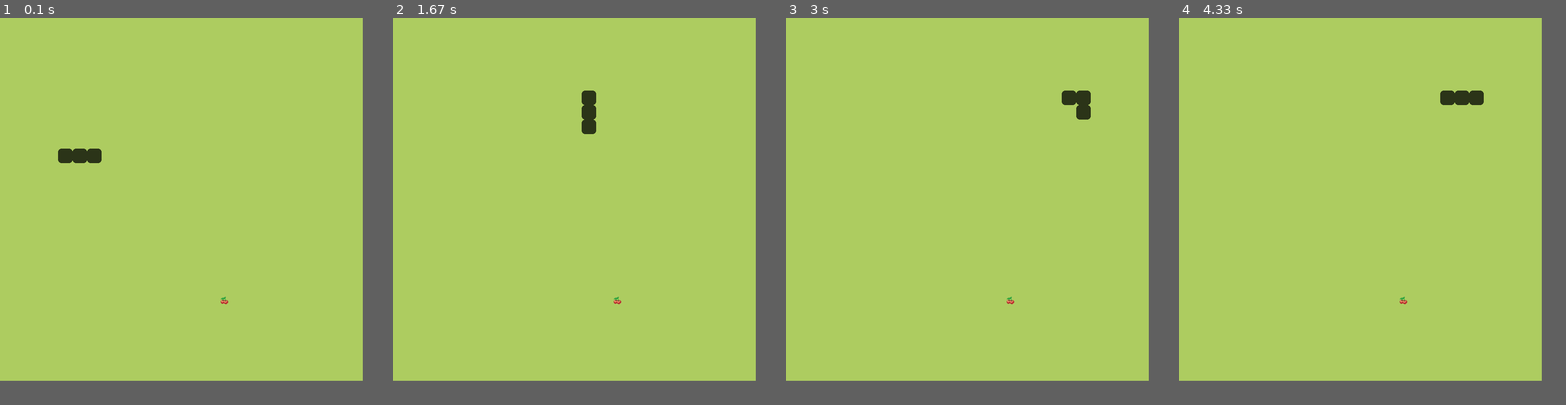
Above: before the commit, frames 1-4 (left to right).
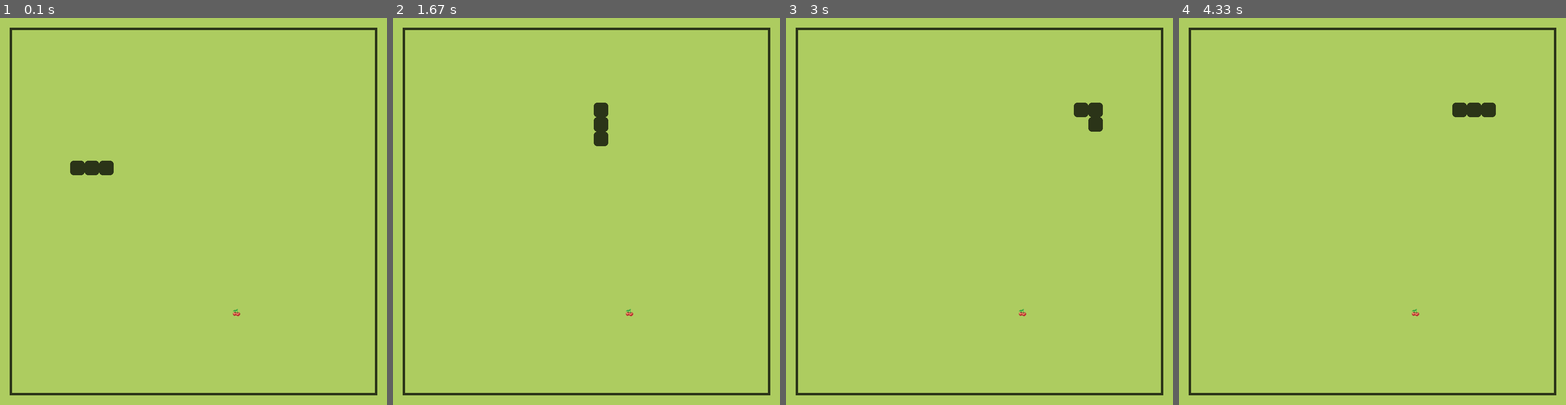
Above: after the commit, the same moments.

Repository: JuanJoseValbuenaFlorez/Snake-Game
Game: pygame game, started from pygame/main.py
The game is run twice, just before and just after one commit, with the same random seed, the same clock (stepped at 60 frames per second) and the same inputs.
Inputs:
- Up to frame 1 (0.1 s): no input
- Up to frame 2 (1.67 s): tap Enter at 0.33 s; hold Up 1.17-1.63 s
- Up to frame 3 (3 s): hold Right 1.67-2.13 s; hold Left 2.17-2.7 s; hold Down from 2.73 s (still down)
- Up to frame 4 (4.33 s): release Down at 3.03 s; hold Left 3.07-3.47 s; hold Up 3.5-3.87 s; hold Right from 3.9 s (still down)
The window is 750x750 before the commit and 800x800 after it. Grey fills any space a smaller window leaves; there, only what the larger window draws over its background counts as a difference.

The runs differ from the first frame. In frame 1, 3.1% of the frame differs, in the area x 2-98%, y 2-98%; in frame 2, 3.1%; in frame 3, 3.0%; in frame 4, 3.1%.

Commit message:
Add files via upload

Diff:
--- a/pygame/main.py
+++ b/pygame/main.py
@@ -9,13 +9,16 @@
 cell_size = 30
 numbre_of_cells = 25
 
+offset = 25
+
+
 
 class Food:
     def __init__(self, snake_body):
         self.position = self.generate_random_pos(snake_body)
 
     def draw(self):
-        Food_rect = pygame.Rect(self.position.x * cell_size, self.position.y * cell_size,cell_size, cell_size)
+        Food_rect = pygame.Rect(offset + self.position.x * cell_size, offset + self.position.y * cell_size,cell_size, cell_size)
         screen.blit(food_surface, Food_rect)
 
     def generate_random_cell(self):
@@ -40,7 +43,7 @@
 
     def draw(self):
         for segment in self.body:
-            segment_rect = pygame.Rect(segment.x * cell_size, segment.y * cell_size, cell_size, cell_size)
+            segment_rect = pygame.Rect(offset +segment.x * cell_size,offset + segment.y * cell_size, cell_size, cell_size)
             pygame.draw.rect(screen, SNAKE_COLOR, segment_rect,0,7)
 
     def update(self):
@@ -50,29 +53,52 @@
         else:
             self.add_segment = False
 
+    def reset(self):
+        self.body = [Vector2(6,9), Vector2(5,9), Vector2(4,9)]
+        self.direction = Vector2(1,0)
+
 class Game:
     def __init__(self):
      self.snake = snake()
      self.food = Food(self.snake.body)
+     self.state = "RUNNING"
 
     def draw(self):
          self.snake.draw()
          self.food.draw()
 
     def update(self):
-        self.snake.update()
-        self.check_collision_with_food_()
+        if self.state == "RUNNING":
+            self.snake.update()
+            self.check_collision_with_food_()
+            self.check_collision_with_edges()
+            self.check_collision_with_tail()
 
     def check_collision_with_food_(self):
         if self.snake.body[0] == self.food.position:
             self.food.position = self.food.generate_random_pos(self.snake.body)
             self.snake.add_segment = True
 
+    def check_collision_with_edges (self):
+        if self.snake.body[0].x == numbre_of_cells or self.snake.body[0].x == -1:
+            self.game_over()
+        elif self.snake.body[0].y == numbre_of_cells or self.snake.body[0].y == -1:
+            self.game_over()
+
+    def game_over(self):
+        self.snake.reset()
+        self.food.position = self.food.generate_random_pos(self.snake.body)
+        self.state = "STOPPED"
+
+    def check_collision_with_tail(self):
+       headless_snake = self.snake.body[1:]
+       if self.snake.body[0] in headless_snake:
+           self.game_over()
 
 
-screen = pygame.display.set_mode((cell_size * numbre_of_cells, cell_size *  numbre_of_cells,))
+screen = pygame.display.set_mode((2*offset + cell_size * numbre_of_cells,  2*offset + cell_size *  numbre_of_cells,))
 
-food_surface = pygame.image.load("descarga (1).png")
+food_surface = pygame.image.load("graphics/descarga (1).png")
 
 
 pygame.display.set_caption("retro snake")
@@ -96,6 +122,9 @@
         game.update()
 
       if event.type == pygame.KEYDOWN:
+          if game.state == "STOPPED":
+              game.state = "RUNNING"
+              game.snake.direction = Vector2(1,0)
           if event.key == pygame.K_UP and game.snake.direction != Vector2(0,1):
               game.snake.direction = Vector2(0,-1)
           if event.key == pygame.K_DOWN and game.snake.direction != Vector2(0,-1):
@@ -108,7 +137,11 @@
 
 
     screen.fill(BG_COLOR)
-    game.draw()
+
+    pygame.draw.rect(screen,SNAKE_COLOR,
+    (offset -5, offset -5, cell_size*numbre_of_cells + 10, cell_size*numbre_of_cells +10)
+    ,5)
+
     game.draw()
 
     pygame.display.update()
Binary file added: pygame/graphics/descarga (1).png
Binary file added: pygame/graphics/food.png
